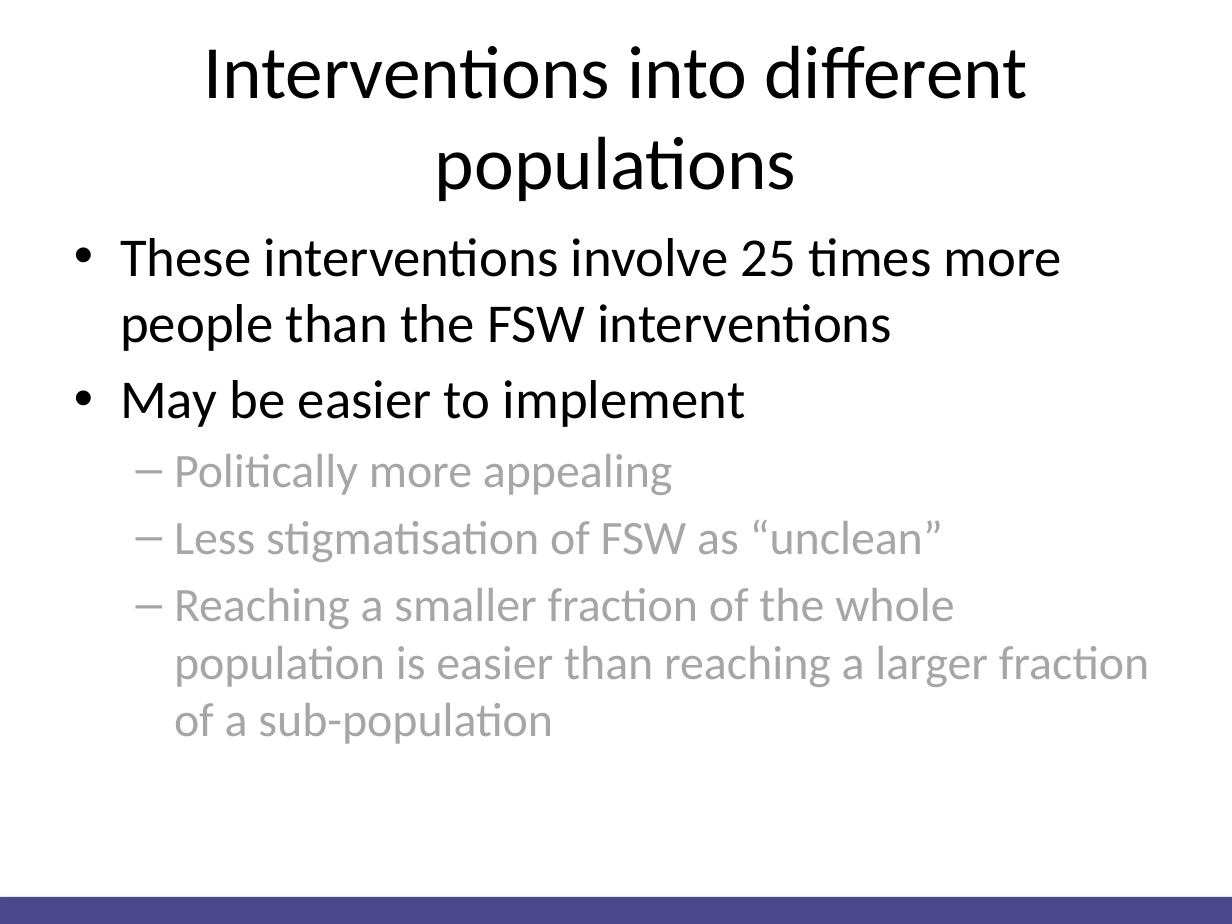
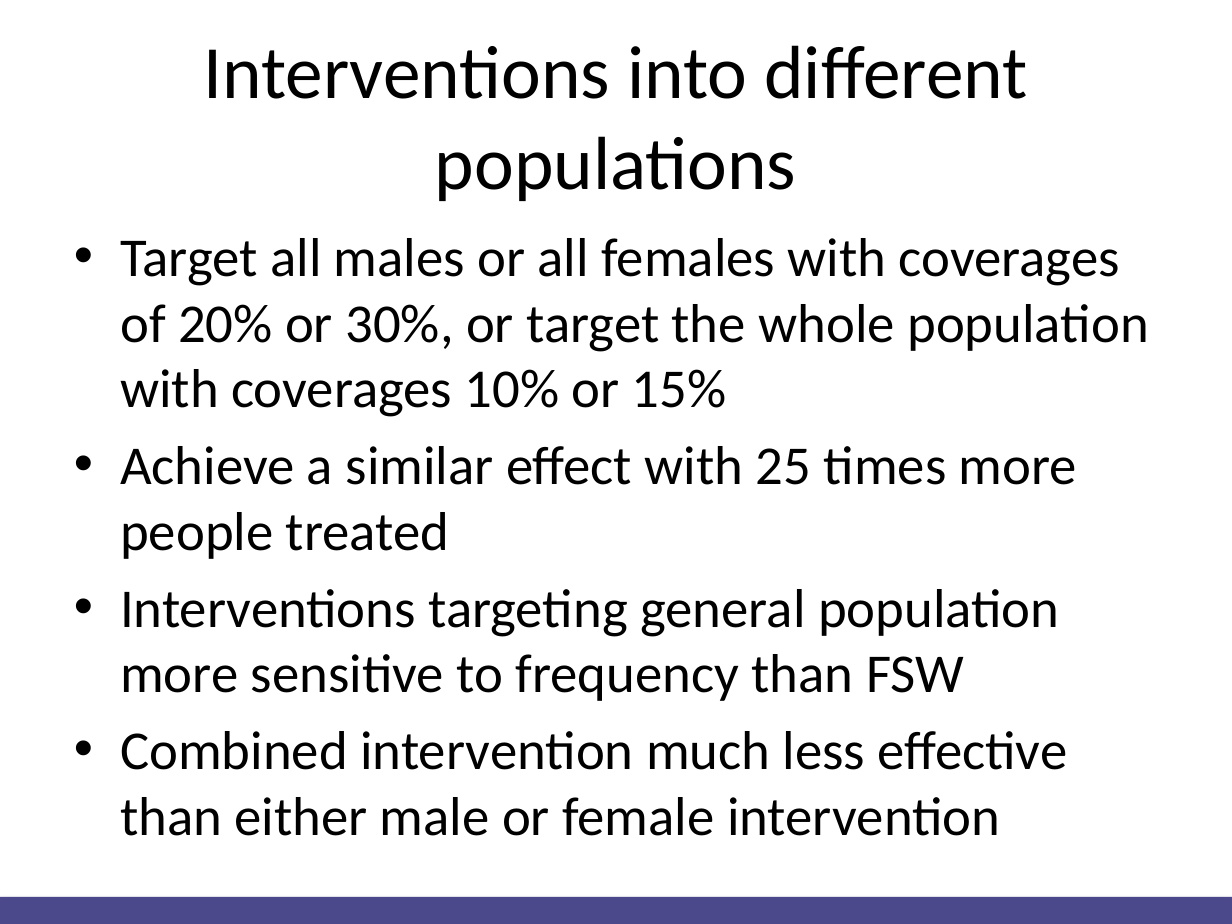
Before and after one commit to Christopher-Rock/hivandppt, a slide deck: slide 13 of Christopher Rock HIV and PPT.pptx (slide 16 before the commit). Drawn at 1232x924 pixels with LibreOffice and Linux fonts; fonts in the diff are those of the drawing. Boxes give left, top, right and bottom in pixels: in the first picture for what was removed or moved away, otherwise in the second. Text is boxed around its words. In the diff, an @@ line names an element or a change of style, - is before the commit and + after.

```diff
--- a/Christopher Rock HIV and PPT.pptx
+++ b/Christopher Rock HIV and PPT.pptx
@@ text at [120, 238, 1148, 836]: text changed; size 28 to 32 pt; text colour #A6A6A6 to #000000 @@
-• These interventions involve 25 times more people than the FSW interventions
-• May be easier to implement
-  – Politically more appealing
-  – Less stigmatisation of FSW as “unclean”
-  – Reaching a smaller fraction of the whole population is easier than reaching a larger fraction of a sub-population
+• Target all males or all females with coverages of 20% or 30%, or target the whole population with coverages 10% or 15%
+• Achieve a similar effect with 25 times more people treated
+• Interventions targeting general population more sensitive to frequency than FSW
+• Combined intervention much less effective than either male or female intervention
```
Also in this commit, not shown: 12 other slides changed, 3 slides added, 8 slides removed, 1 other file.
